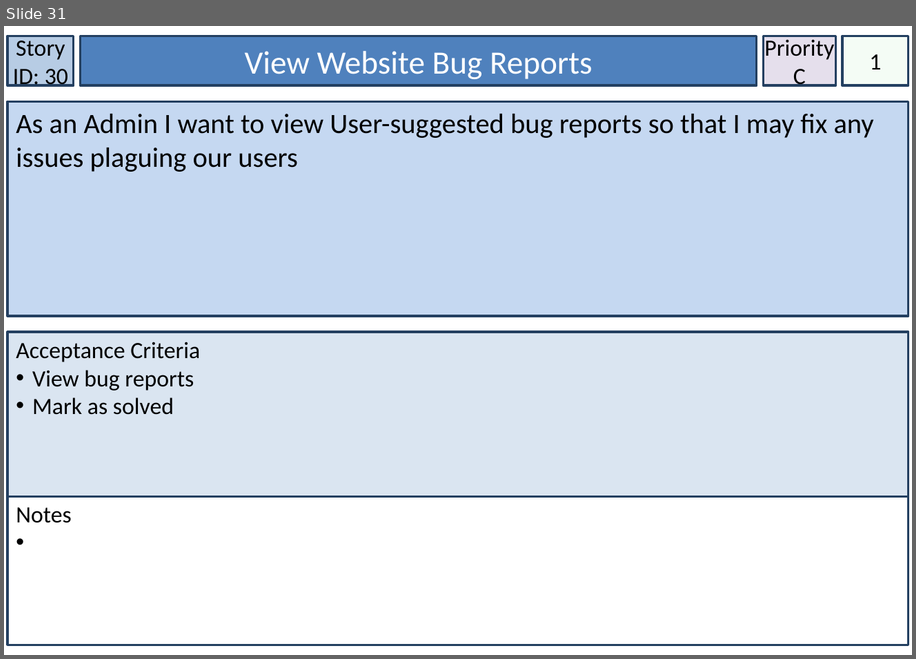
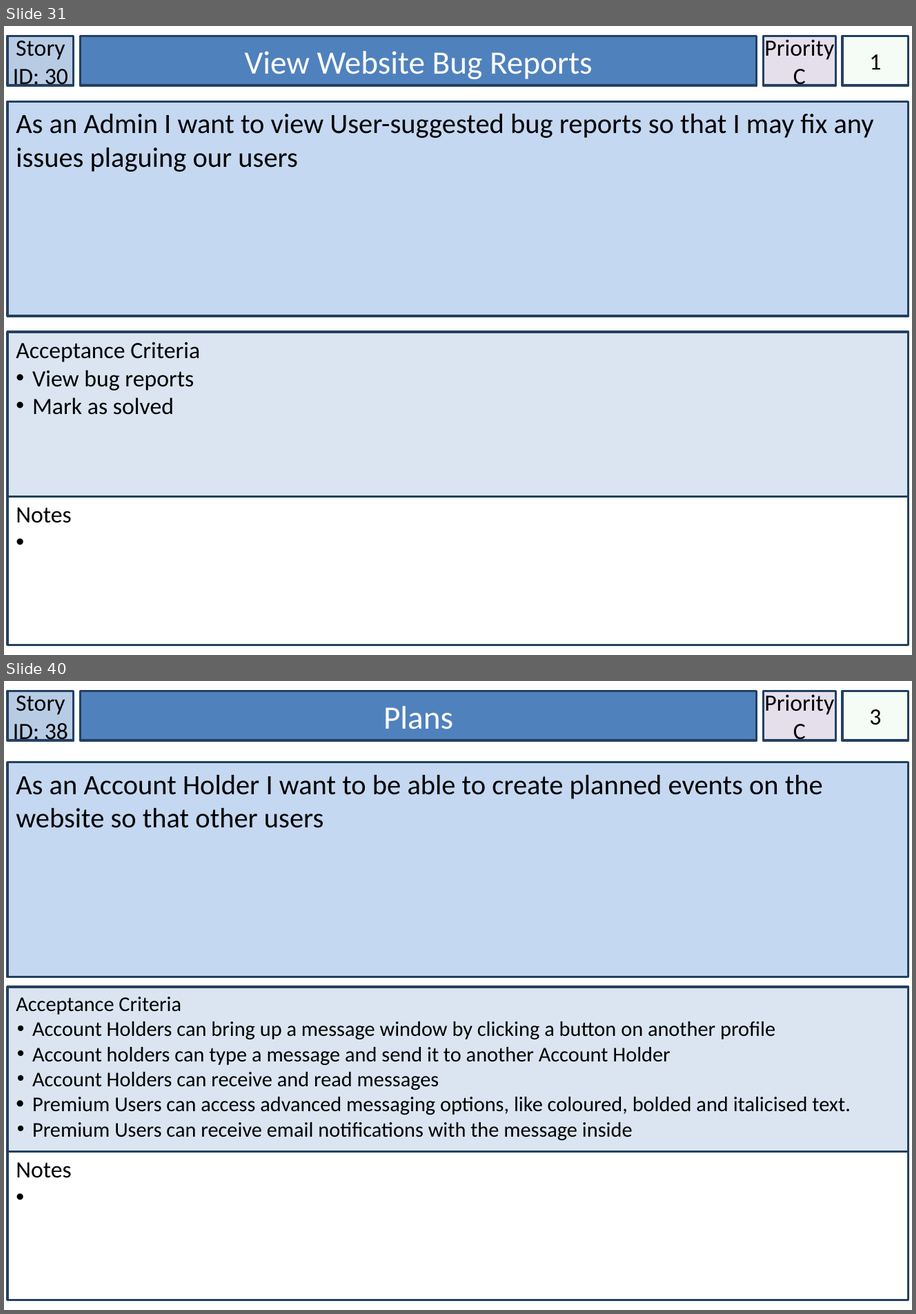
Before and after one commit to lowejosh/Django-landmarks, a slide deck: Artifact Files/Story Cards.pptx. Shown one above the other, each under a label of ours: slide 31 before the commit, slides 31 and 40 after it; the slides between them are not shown. The pictures are 916x659 and 916x1314 pixels, drawn with LibreOffice and Linux fonts; fonts in the diff are those of the drawing. Boxes give left, top, right and bottom in pixels: in the first picture for what was removed or moved away, otherwise in the second. Text is boxed around its words. In the diff, an @@ line names an element or a change of style, - is before the commit and + after.

```diff
--- a/Artifact Files/Story Cards.pptx
+++ b/Artifact Files/Story Cards.pptx
@@ slide 40 added at bbox=[4, 681, 912, 1310], background #FFFFFF @@
@@ rectangle added at bbox=[7, 691, 74, 740], fill #B7CCE4, outline #244061 2 pt, 20 pt, text #000000 @@
+Story ID: 38
@@ rectangle added at bbox=[81, 691, 757, 740], fill #4F81BD, outline #244061 2 pt, 28 pt, text #FFFFFF @@
+Plans
@@ rectangle added at bbox=[764, 691, 837, 740], fill #E5DFEC, outline #244061 2 pt, 20 pt, text #000000 @@
+Priority
+C
@@ rectangle added at bbox=[842, 691, 909, 740], fill #CCF0CD at 20% opacity, outline #244061 2 pt, 20 pt, text #000000 @@
+3
@@ rectangle added at bbox=[7, 762, 909, 977], fill #C5D8F1, outline #244061 2 pt, 24 pt, text #000000 @@
+As an Account Holder I want to be able to create planned events on the website so that other users
@@ rectangle added at bbox=[7, 987, 909, 1152], fill #DAE5F1, outline #244061 2 pt, 18 pt, text #000000 @@
+Acceptance Criteria
+• Account Holders can bring up a message window by clicking a button on another profile
+• Account holders can type a message and send it to another Account Holder
+• Account Holders can receive and read messages
+• Premium Users can access advanced messaging options, like coloured, bolded and italicised text.
+• Premium Users can receive email notifications with the message inside
@@ rectangle added at bbox=[7, 1152, 909, 1300], fill #FFFFFF, outline #244061 2 pt, 20 pt, text #000000 @@
+Notes
```
Also in this commit, not shown: 1 slide changed, 10 other slides added, 9 other files.
